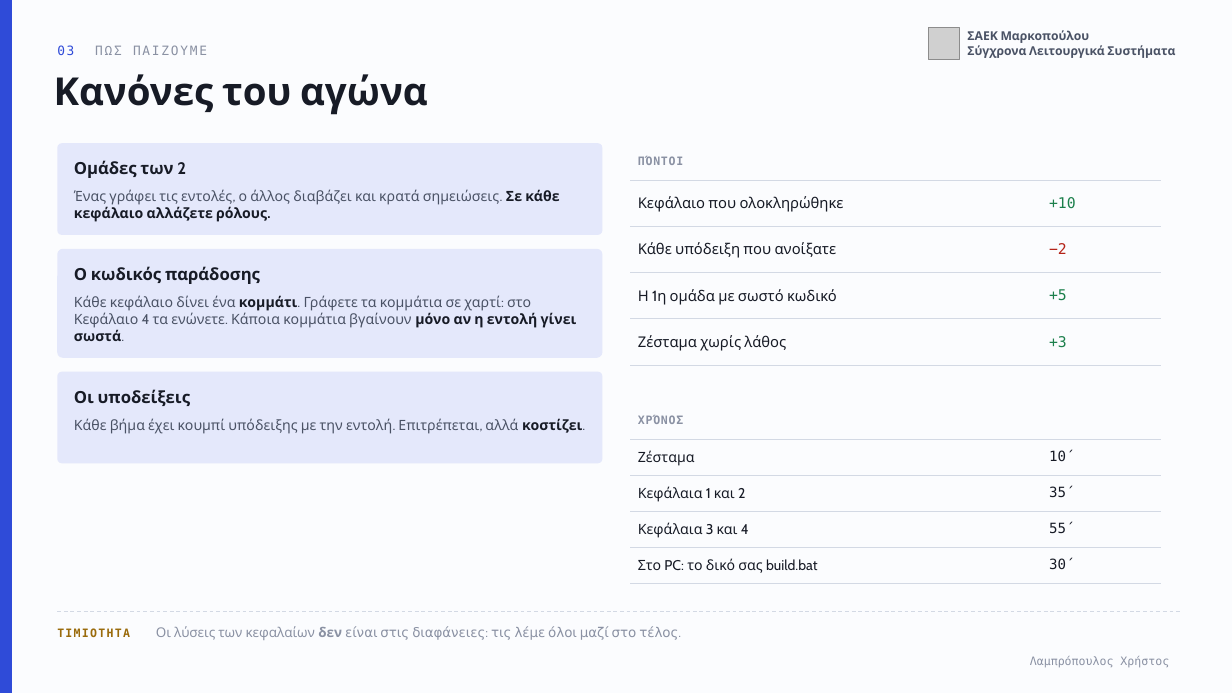
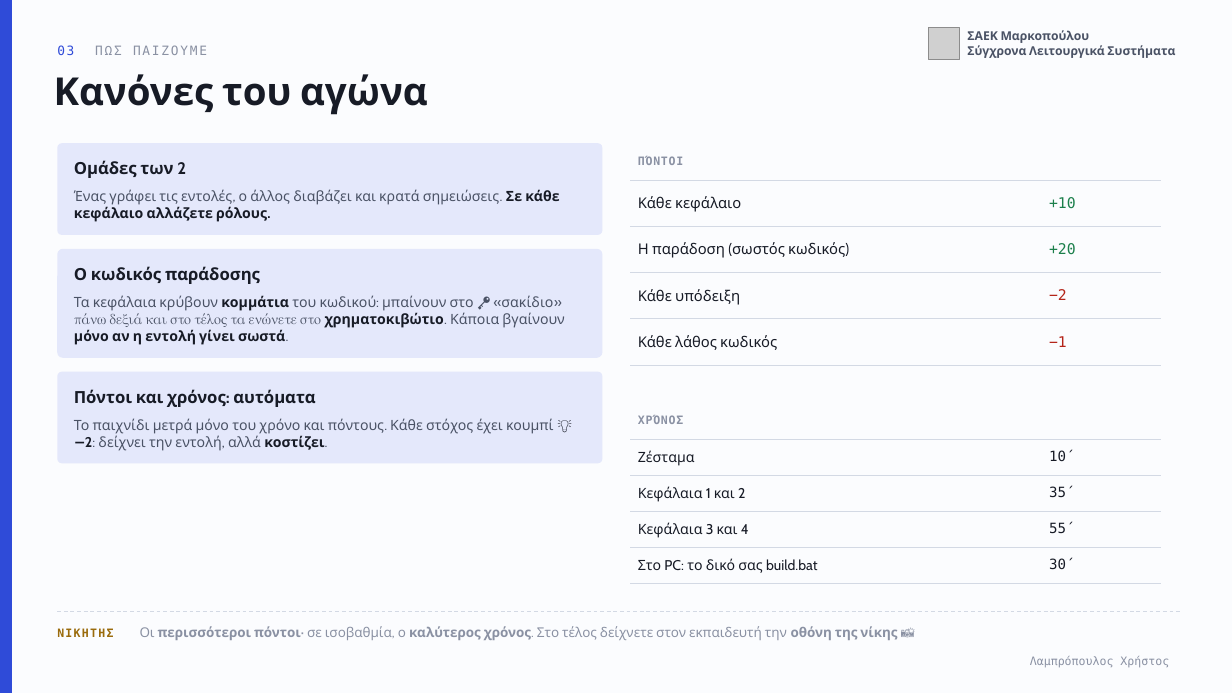
Before and after one commit to xristlamp/LAMPROPOULOS, a slide deck: slide 3 of files/markopoulo/sls-05-cmd.pptx. Drawn at 1232x693 pixels with LibreOffice and Linux fonts; fonts in the diff are those of the drawing; grey boxes stand for pictures. Boxes give left, top, right and bottom in pixels: in the first picture for what was removed or moved away, otherwise in the second. Text is boxed around its words. In the diff, an @@ line names an element or a change of style, - is before the commit and + after.

```diff
--- a/files/markopoulo/sls-05-cmd.pptx
+++ b/files/markopoulo/sls-05-cmd.pptx
@@ table at <box>630,143,1162,360</box> @@
-row 2, column 1: Κεφάλαιο που ολοκληρώθηκε
+row 2, column 1: Κάθε κεφάλαιο
-row 3, column 1: Κάθε υπόδειξη που ανοίξατε
+row 3, column 1: Η παράδοση (σωστός κωδικός)
-row 3, column 2: −2
+row 3, column 2: +20
-row 4, column 1: Η 1η ομάδα με σωστό κωδικό
+row 4, column 1: Κάθε υπόδειξη
-row 4, column 2: +5
+row 4, column 2: −2
-row 5, column 1: Ζέσταμα χωρίς λάθος
+row 5, column 1: Κάθε λάθος κωδικός
-row 5, column 2: +3
+row 5, column 2: −1
@@ text at <box>74,295,564,345</box>: text changed @@
-Κάθε κεφάλαιο δίνει ένα κομμάτι. Γράφετε τα κομμάτια σε χαρτί: στο Κεφάλαιο 4 τα ενώνετε. Κάποια κομμάτια βγαίνουν μόνο αν η εντολή γίνει σωστά.
+Τα κεφάλαια κρύβουν κομμάτια του κωδικού: μπαίνουν στο 🔑 «σακίδιο» πάνω δεξιά και στο τέλος τα ενώνετε στο χρηματοκιβώτιο. Κάποια βγαίνουν μόνο αν η εντολή γίνει σωστά.
@@ text at <box>74,389,315,407</box>: text changed @@
-Οι υποδείξεις
+Πόντοι και χρόνος: αυτόματα
@@ text at <box>74,418,554,451</box>: text changed @@
-Κάθε βήμα έχει κουμπί υπόδειξης με την εντολή. Επιτρέπεται, αλλά κοστίζει.
+Το παιχνίδι μετρά μόνο του χρόνο και πόντους. Κάθε στόχος έχει κουμπί 💡 −2: δείχνει την εντολή, αλλά κοστίζει.
@@ text at <box>57,626,897,640</box>: text changed; bold on @@
-ΤΙΜΙΟΤΗΤΑ Οι λύσεις των κεφαλαίων δεν είναι στις διαφάνειες: τις λέμε όλοι μαζί στο τέλος.
+ΝΙΚΗΤΗΣ Οι περισσότεροι πόντοι· σε ισοβαθμία, ο καλύτερος χρόνος. Στο τέλος δείχνετε στον εκπαιδευτή την οθόνη της νίκης 📸
```
Also in this commit, not shown: 11 other slides changed, 6 other files.
